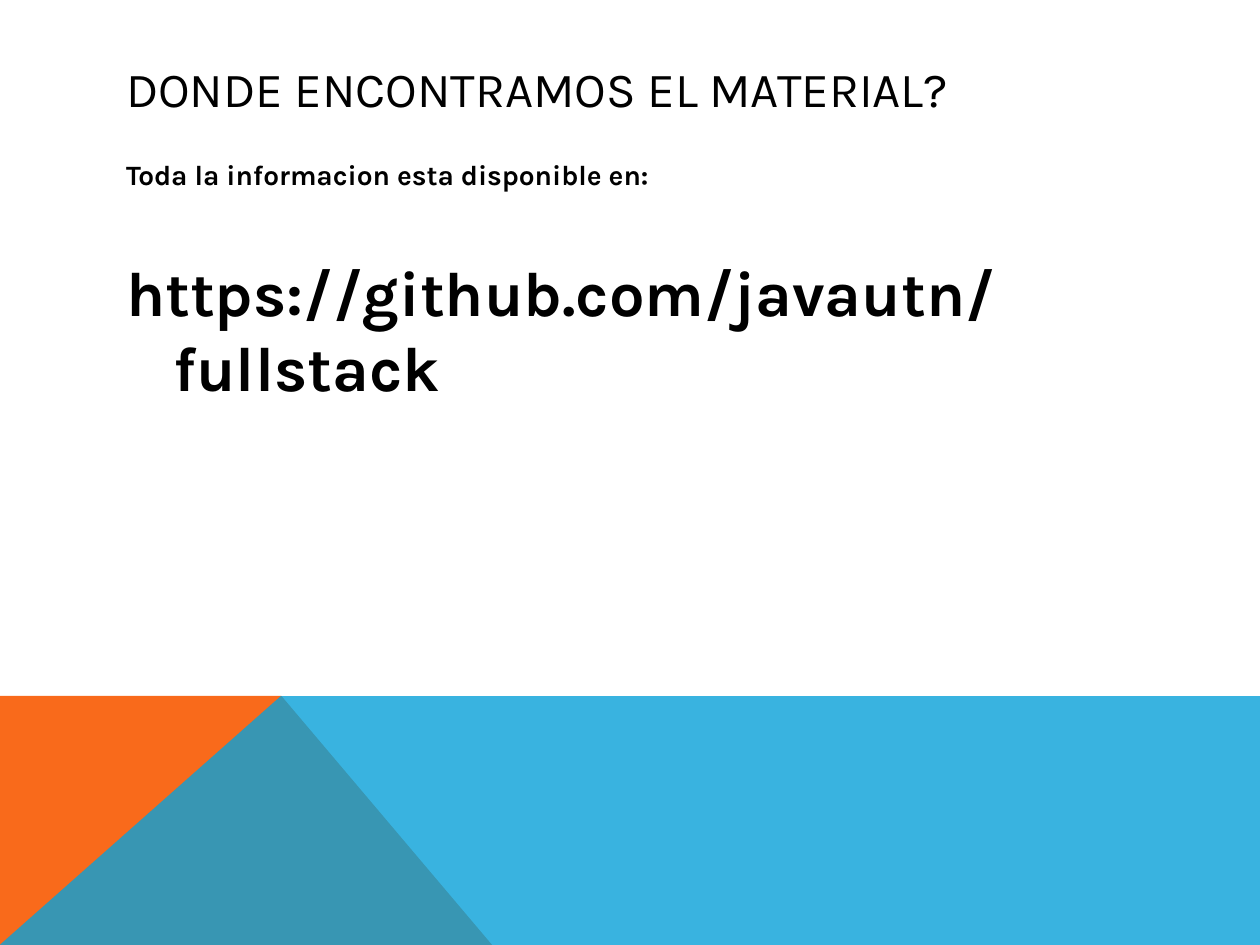
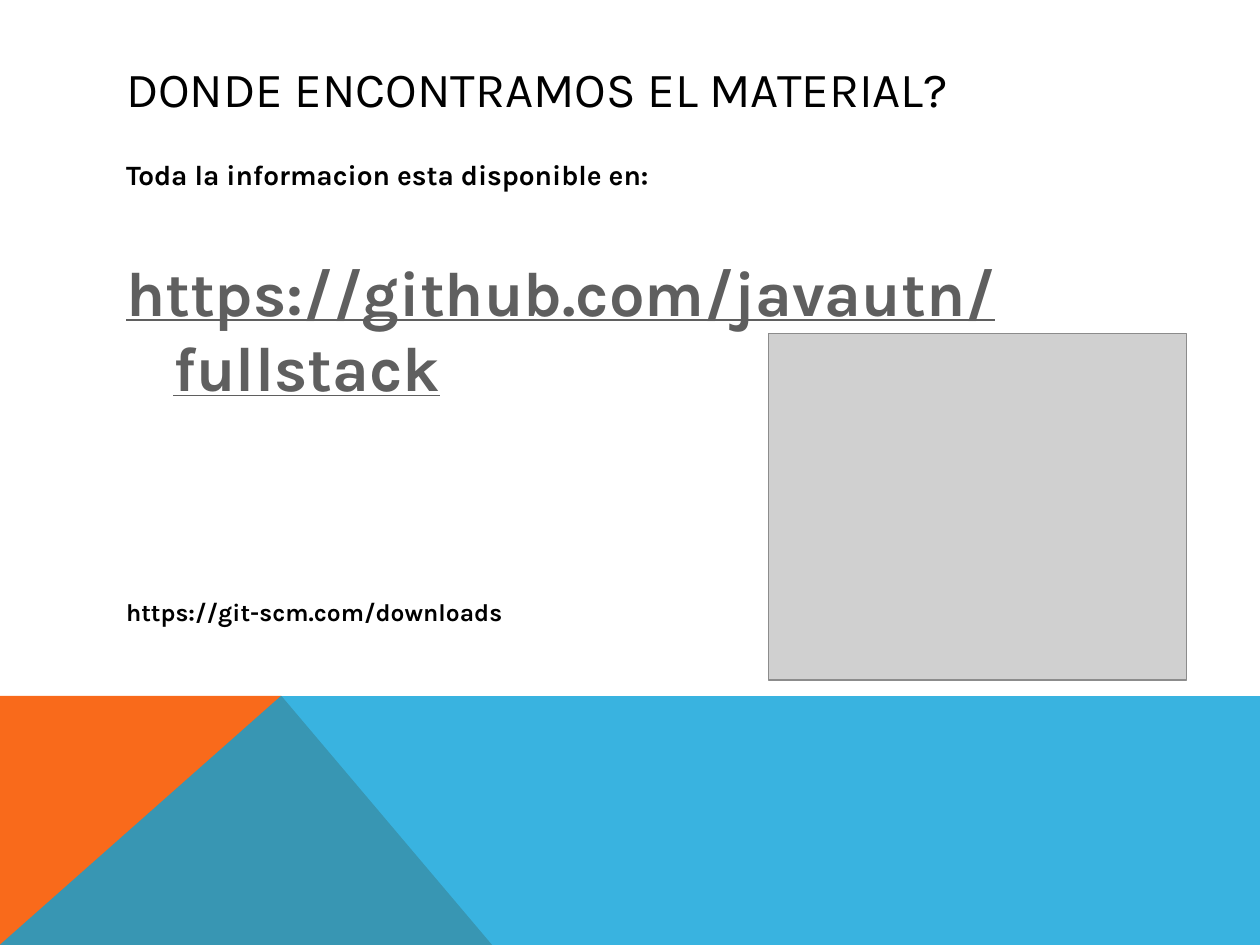
Before and after one commit to codigo-code/fullstack, a slide deck: slide 4 of De 0 a full stack!.pptx. Drawn at 1260x945 pixels with LibreOffice and Linux fonts; fonts in the diff are those of the drawing; grey boxes stand for pictures. Boxes give left, top, right and bottom in pixels: in the first picture for what was removed or moved away, otherwise in the second. Text is boxed around its words. In the diff, an @@ line names an element or a change of style, - is before the commit and + after.

```diff
--- a/De 0 a full stack!.pptx
+++ b/De 0 a full stack!.pptx
@@ text at bbox=[126, 269, 995, 396]: text colour #000000 to #5F5F5F, underline on in "https://github.com/javautn/fullstack" @@
@@ picture added at bbox=[769, 334, 1186, 680] @@
@@ text at bbox=[126, 602, 502, 627]: paragraph added @@
+https://git-scm.com/downloads
```
Also in this commit, not shown: 2 other slides changed, 3 slides added.
